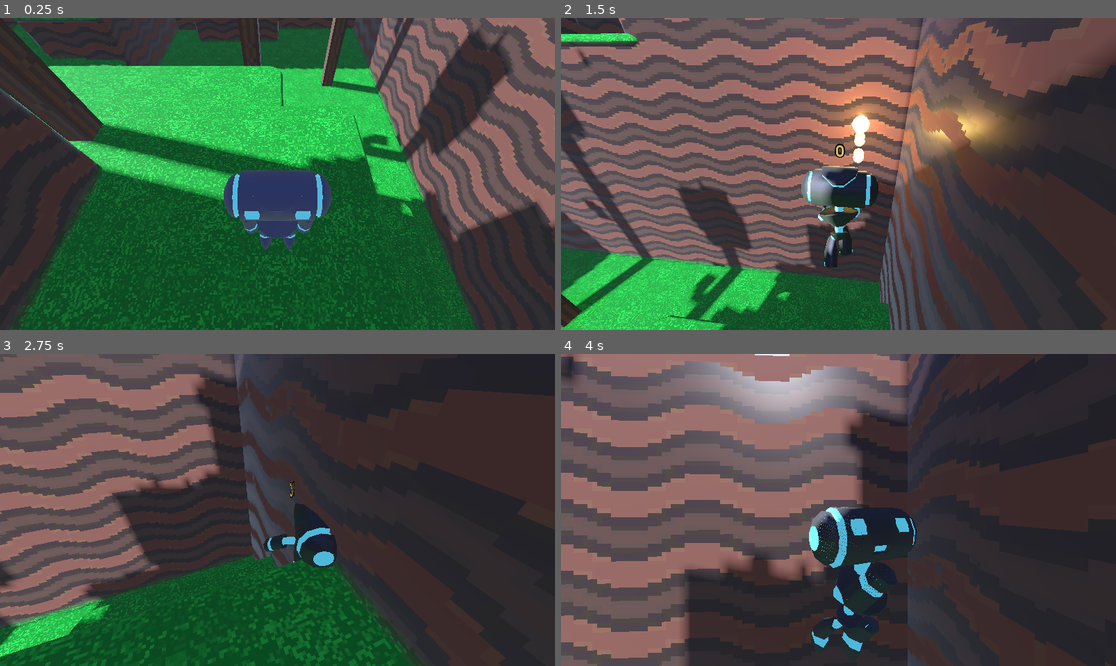
Above: before the commit, frames 1-4 (two rows, left to right).
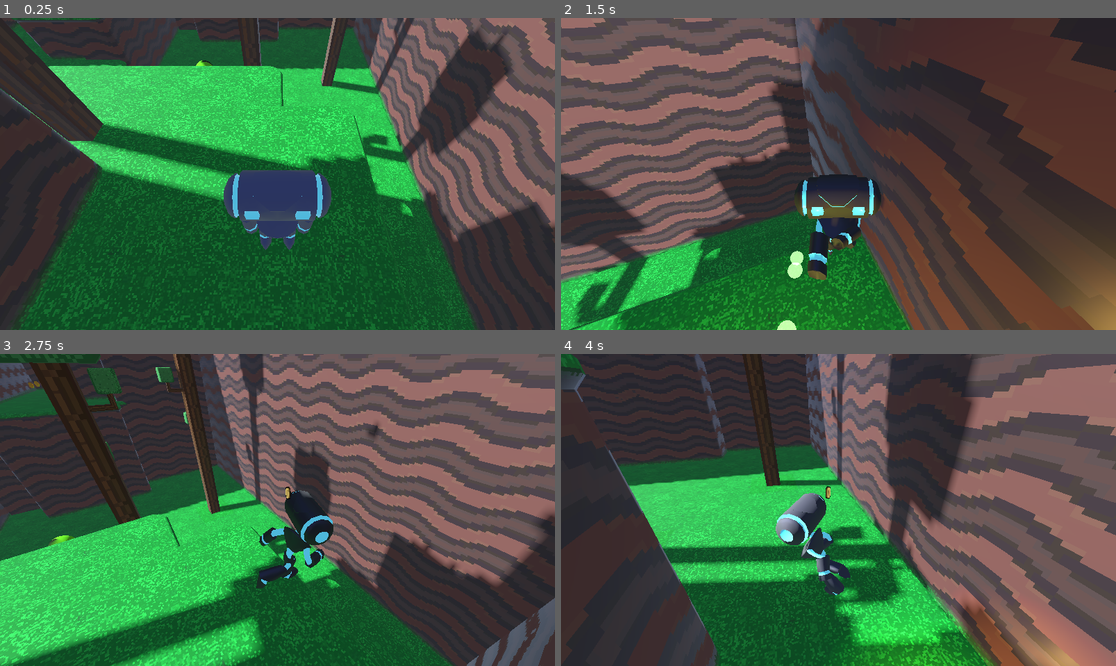
Above: after the commit, the same moments.

Repository: hribhrib/Hermit
Game: Godot game, scene res://game.tscn
Two runs of this game, one before a commit and one after it. Both use one fixed random seed, a clock stepped at 60 frames per second and the inputs below.
Inputs:
- Up to frame 1 (0.25 s): no input
- Up to frame 2 (1.5 s): hold D (move_right) 0.53-1.28 s; hold Space (jump) 0.53-1.28 s; hold S (move_back) from 1.28 s (still down); tap Ctrl (shoot) at 1.35 s
- Up to frame 3 (2.75 s): tap Space (jump) at 1.52, 1.55, 1.82 s; release S (move_back) at 2.03 s; hold D (move_right) from 2.03 s (still down); hold Space (jump) from 2.03 s (still down)
- Up to frame 4 (4 s): release D (move_right) at 2.78 s; release Space (jump) at 2.78 s; hold W (move_forward) 2.78-3.53 s; tap Ctrl (shoot) at 2.85 s; tap Space (jump) at 3.02, 3.05, 3.32 s; hold A (move_left) from 3.53 s (still down); hold Space (jump) from 3.53 s (still down)

The runs differ from the first frame. In frame 1, less than 0.1% of the frame differs, in the area x 35-39%, y 13-16%; in frame 2, 74%; in frame 3, 79%; in frame 4, 92%, in the area x 0-100%, y 0-100%.

Commit message:
add the three crabilities, ball=Tennisball, Capsule=Rubberduck, Cylinder=Sodacan

Diff:
--- /dev/null
+++ b/Can.gd
@@ -0,0 +1,23 @@
+extends Area3D
+
+# Declare member variables here. Examples:
+# var a = 2
+# var b = "text"
+
+var player
+
+
+# Called when the node enters the scene tree for the first time.
+func _ready():
+	player = get_parent().get_parent().get_node("Player")
+
+func _physics_process(delta):
+	rotate_y(delta)
+
+	if(overlaps_body(player)):
+		player.setCan()
+		#queue_free()
+
+# Called every frame. 'delta' is the elapsed time since the previous frame.
+#func _process(delta):
+#	pass
--- /dev/null
+++ b/Duck.gd
@@ -0,0 +1,23 @@
+extends Area3D
+
+# Declare member variables here. Examples:
+# var a = 2
+# var b = "text"
+
+var player
+
+
+# Called when the node enters the scene tree for the first time.
+func _ready():
+	player = get_parent().get_parent().get_node("Player")
+
+func _physics_process(delta):
+	rotate_y(delta)
+
+	if(overlaps_body(player)):
+		player.setDuck()
+		#queue_free()
+
+# Called every frame. 'delta' is the elapsed time since the previous frame.
+#func _process(delta):
+#	pass
--- /dev/null
+++ b/TennisBall.gd
@@ -0,0 +1,23 @@
+extends Area3D
+
+# Declare member variables here. Examples:
+# var a = 2
+# var b = "text"
+
+var player
+
+
+# Called when the node enters the scene tree for the first time.
+func _ready():
+	player = get_parent().get_parent().get_node("Player")
+
+func _physics_process(delta):
+	rotate_y(delta)
+
+	if(overlaps_body(player)):
+		player.setTennisBall()
+		#queue_free()
+
+# Called every frame. 'delta' is the elapsed time since the previous frame.
+#func _process(delta):
+#	pass
--- a/game.tscn
+++ b/game.tscn
@@ -1,9 +1,12 @@
-[gd_scene load_steps=9 format=3 uid="uid://d0lrpf3mmjdsx"]
+[gd_scene load_steps=23 format=3 uid="uid://d0lrpf3mmjdsx"]
 
 [ext_resource type="PackedScene" uid="uid://dohp772jyjxb7" path="res://stage/stage.tscn" id="1_ybvw5"]
 [ext_resource type="PackedScene" uid="uid://dfxo2jwbj4aeh" path="res://coin/coin.tscn" id="2_chew2"]
 [ext_resource type="PackedScene" uid="uid://o5q0hy6cg6nt" path="res://enemy/enemy.tscn" id="3_nhwvs"]
 [ext_resource type="PackedScene" uid="uid://cc4idhykjp5f5" path="res://player/player.tscn" id="4_ray4s"]
+[ext_resource type="Script" path="res://TennisBall.gd" id="5_qj86g"]
+[ext_resource type="Script" path="res://Duck.gd" id="6_hynma"]
+[ext_resource type="Script" path="res://Can.gd" id="7_yx7op"]
 
 [sub_resource type="PhysicsMaterial" id="1"]
 friction = 0.0
@@ -16,6 +19,35 @@
 
 [sub_resource type="PhysicsMaterial" id="4"]
 friction = 0.0
+
+[sub_resource type="SphereMesh" id="SphereMesh_tku5g"]
+
+[sub_resource type="Gradient" id="Gradient_c00sn"]
+
+[sub_resource type="GradientTexture2D" id="GradientTexture2D_135dc"]
+gradient = SubResource("Gradient_c00sn")
+fill_to = Vector2(0.44086, 0.0860215)
+
+[sub_resource type="StandardMaterial3D" id="StandardMaterial3D_n425e"]
+albedo_color = Color(0.345098, 0.729412, 0.0862745, 1)
+albedo_texture = SubResource("GradientTexture2D_135dc")
+
+[sub_resource type="SphereShape3D" id="SphereShape3D_mjbby"]
+
+[sub_resource type="CapsuleMesh" id="CapsuleMesh_4vv7g"]
+
+[sub_resource type="StandardMaterial3D" id="StandardMaterial3D_er36y"]
+albedo_color = Color(0.882353, 1, 0, 1)
+
+[sub_resource type="CapsuleShape3D" id="CapsuleShape3D_ojumd"]
+
+[sub_resource type="CylinderMesh" id="CylinderMesh_povmx"]
+
+[sub_resource type="StandardMaterial3D" id="StandardMaterial3D_m5kpy"]
+albedo_color = Color(0.862745, 0.862745, 0.862745, 1)
+metallic = 0.51
+
+[sub_resource type="CylinderShape3D" id="CylinderShape3D_leqbc"]
 
 [node name="Game" type="Node3D"]
 
@@ -264,3 +296,41 @@
 
 [node name="Player" parent="." instance=ExtResource("4_ray4s")]
 transform = Transform3D(-4.37114e-08, 0, -1, 0, 1, 0, 1, 0, -4.37114e-08, -9.49833, -3.84189, 3.9334)
+
+[node name="PowerUps" type="Node3D" parent="."]
+
+[node name="TennisBall" type="Area3D" parent="PowerUps"]
+transform = Transform3D(1, 0, 0, 0, 1, 0, 0, 0, 1, 0, -6.59843, 0)
+script = ExtResource("5_qj86g")
+
+[node name="MeshInstance3D" type="MeshInstance3D" parent="PowerUps/TennisBall"]
+mesh = SubResource("SphereMesh_tku5g")
+skeleton = NodePath("../..")
+surface_material_override/0 = SubResource("StandardMaterial3D_n425e")
+
+[node name="CollisionShape3D" type="CollisionShape3D" parent="PowerUps/TennisBall"]
+shape = SubResource("SphereShape3D_mjbby")
+
+[node name="Duck" type="Area3D" parent="PowerUps"]
+transform = Transform3D(0.927399, 0.374073, 0, -0.374073, 0.927399, 0, 0, 0, 1, -0.825835, 1.03401, -14.6906)
+script = ExtResource("6_hynma")
+
+[node name="MeshInstance3D" type="MeshInstance3D" parent="PowerUps/Duck"]
+mesh = SubResource("CapsuleMesh_4vv7g")
+skeleton = NodePath("../..")
+surface_material_override/0 = SubResource("StandardMaterial3D_er36y")
+
+[node name="CollisionShape3D" type="CollisionShape3D" parent="PowerUps/Duck"]
+shape = SubResource("CapsuleShape3D_ojumd")
+
+[node name="Can" type="Area3D" parent="PowerUps"]
+transform = Transform3D(1, 0, 0, 0, 1, 0, 0, 0, 1, 2.76718, 1.14517, -14.4428)
+script = ExtResource("7_yx7op")
+
+[node name="MeshInstance3D" type="MeshInstance3D" parent="PowerUps/Can"]
+transform = Transform3D(0.990392, -0.138292, 0, 0.138292, 0.990392, 0, 0, 0, 1, 0, 0.0760989, 0)
+mesh = SubResource("CylinderMesh_povmx")
+surface_material_override/0 = SubResource("StandardMaterial3D_m5kpy")
+
+[node name="CollisionShape3D" type="CollisionShape3D" parent="PowerUps/Can"]
+shape = SubResource("CylinderShape3D_leqbc")
--- a/player/player.gd
+++ b/player/player.gd
@@ -5,6 +5,15 @@
 	FLOOR,
 	AIR,
 }
+
+enum _Shell {
+	NONE,
+	TENNIS,
+	DUCK,
+	CAN,
+}
+
+var shell = _Shell.NONE
 
 const SHOOT_TIME = 1.5
 const SHOOT_SCALE = 2.0
@@ -114,10 +123,15 @@
 
 		$Player/Skeleton.set_transform(Transform3D(m3, mesh_xform.origin))
 
-		if not jumping and jump_attempt:
+		if not jumping and jump_attempt and shell == _Shell.TENNIS:
 			vertical_velocity = JUMP_VELOCITY
 			jumping = true
 			$SoundJump.play()
+
+		if jump_attempt and shell == _Shell.DUCK:
+			$SoundJump.play()
+
+
 
 	else:
 		anim = _Anim.AIR
@@ -144,7 +158,11 @@
 	if is_on_floor():
 		movement_dir = velocity
 
-	move_and_slide()
+	if shell == _Shell.CAN:
+		if !jump_attempt:
+			move_and_slide()
+	else:
+		move_and_slide()
 
 	if shoot_blend > 0:
 		shoot_blend *= 0.97
@@ -200,3 +218,12 @@
 	ang = (ang - a) * s
 
 	return (normal * cos(ang) + t * sin(ang)) * facing.length()
+
+func setTennisBall():
+	shell = _Shell.TENNIS
+
+func setDuck():
+	shell = _Shell.DUCK
+
+func setCan():
+	shell = _Shell.CAN
